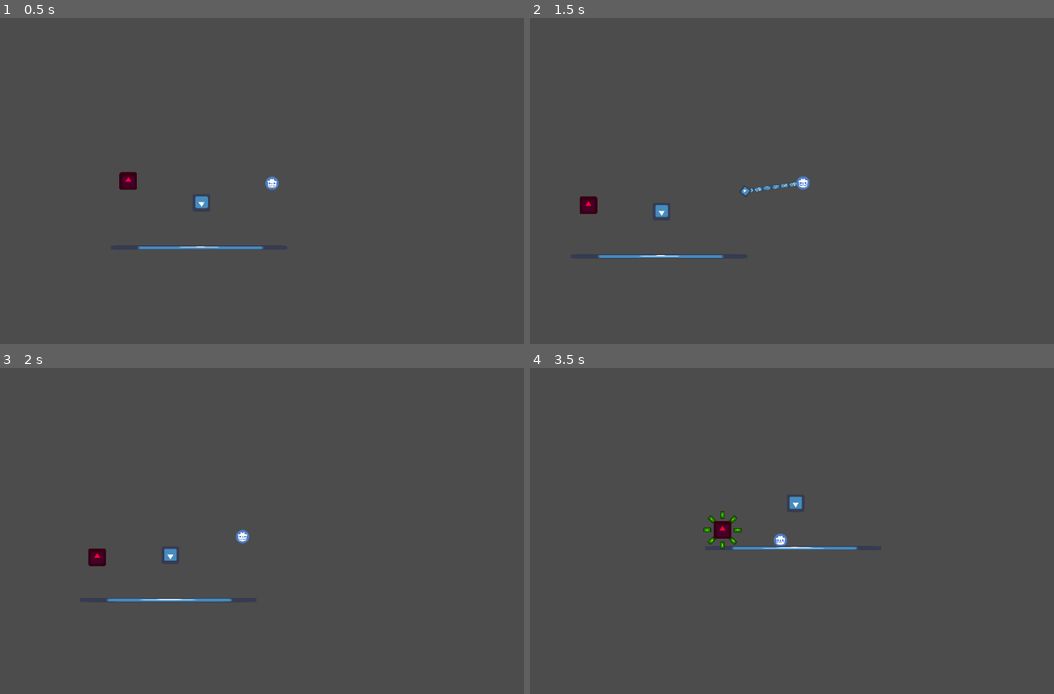
Above: before the commit, frames 1-4 (two rows, left to right).
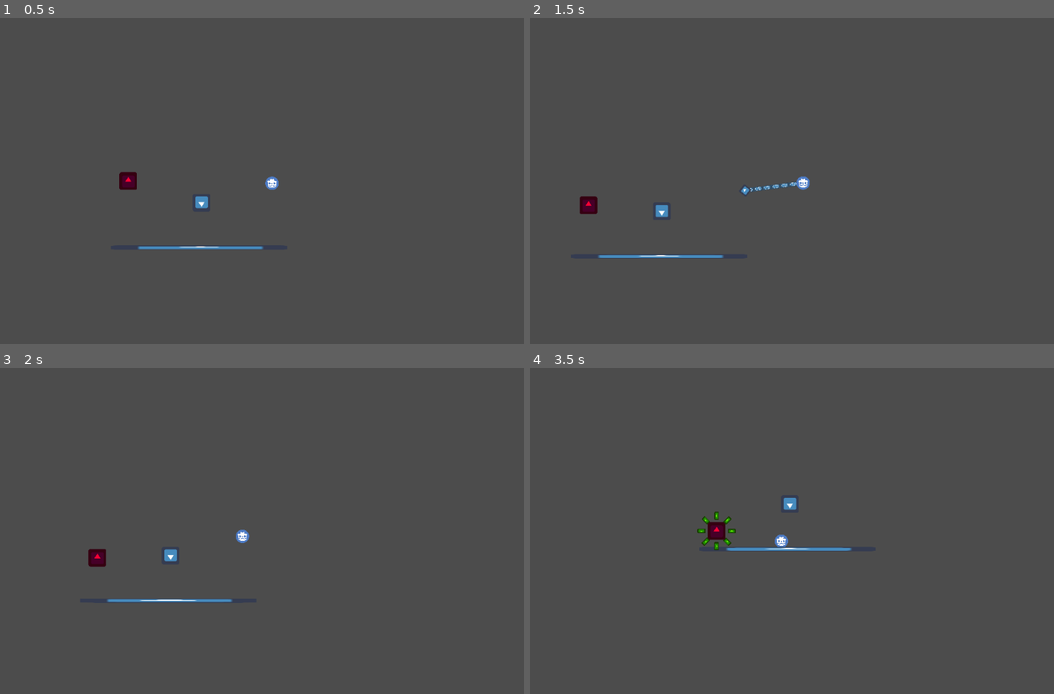
Above: after the commit, the same moments.

Repository: EliezerGraber/ProjectZero
Game: Godot game, scene res://TestWorld.tscn
Two runs of this game, one before a commit and one after it. Both use one fixed random seed, a clock stepped at 60 frames per second and the inputs below. The engine's default icon, where the game draws it, is replaced by a stand-in: a white triangle on a blue panel in a dark square.
Inputs (mouse positions are in pixels of both pictures, inside the frame that each line leads up to):
- Up to frame 1 (0.5 s): no input
- Up to frame 2 (1.5 s): move the mouse to (923, 167) at 0.52 s; hold Right (ui_right) 0.53-1.25 s; tap Shift (release) at 0.6 s; click (923, 167) at 0.67 s; drag from (687, 200) to (771, 249) at 1.27 s
- Up to frame 3 (2 s): no input
- Up to frame 4 (3.5 s): move the mouse to (854, 459) at 2.02 s; hold Right (ui_right) 2.03-2.75 s; tap Shift (release) at 2.1 s; click (854, 459) at 2.17 s; drag from (771, 599) to (629, 482) at 2.77 s

Frame 1 is identical in both runs. In frame 2, less than 0.1% of the frame differs, in the area x 10-51%, y 50-74%; in frame 3, 0.2%; in frame 4, 0.9%, in the area x 31-63%, y 39-57%.

Commit message:
Movement changes

Diff:
--- a/Hook.gd
+++ b/Hook.gd
@@ -57,15 +57,16 @@
 	else:
 		$Tip.set_collision_mask_bit(0, true)
 		$Tip.set_collision_mask_bit(3, true)
+
+	## Visuals
+	if flying or hooked or retracting:	# Only visible if flying or attached to something:
+		var tip_loc = to_local(tip)	# Easier to work in local coordinates
+		# We rotate the links (= chain) and the tip to fit on the line between self.position (= origin = player.position) and the tip
+		links.rotation = self.position.angle_to_point(tip_loc) - deg2rad(90)
+		$Tip.rotation = self.position.angle_to_point(tip_loc) - deg2rad(90)
+		links.position = tip_loc						# The links are moved to start at the tip
+		links.region_rect.size.y = tip_loc.length() * 2		# and get extended for the distance between (0,0) and the tip
 	self.visible = flying or hooked or retracting	# Only visible if flying or attached to something
-	if not self.visible:
-		return	# Not visible -> nothing to draw
-	var tip_loc = to_local(tip)	# Easier to work in local coordinates
-	# We rotate the links (= chain) and the tip to fit on the line between self.position (= origin = player.position) and the tip
-	links.rotation = self.position.angle_to_point(tip_loc) - deg2rad(90)
-	$Tip.rotation = self.position.angle_to_point(tip_loc) - deg2rad(90)
-	links.position = tip_loc						# The links are moved to start at the tip
-	links.region_rect.size.y = tip_loc.length() * 2		# and get extended for the distance between (0,0) and the tip
 
 # Every physics frame we update the tip position
 func _physics_process(delta):
--- a/Player.gd
+++ b/Player.gd
@@ -25,12 +25,12 @@
 	)
 
 	# Movement velocity
-	if input.x != 0:
+	if input.x != 0 and (pull_type == "still" or not $Hook.hooked):
 		velocity.x = clamp(velocity.x+(input.x*.4),-speed,speed)
 	else:
 		velocity.x = lerp(velocity.x,0,.25)
 
-	if input.y != 0:
+	if input.y != 0 and (pull_type == "still" or not $Hook.hooked):
 		velocity.y = clamp(velocity.y+(input.y*.4),-speed,speed)
 	else:
 		velocity.y = lerp(velocity.y,0,.25)
@@ -45,7 +45,7 @@
 					pull_type = "still"
 			# We clicked the mouse -> shoot()
 			if not ($Hook.hooked or $Hook.flying or $Hook.retracting) and (Input.is_mouse_button_pressed(1) or Input.is_mouse_button_pressed(2)):
-				$Hook.shoot(event.position - get_viewport().size * 0.5)
+				$Hook.shoot(to_local(get_global_mouse_position()))
 	if event.is_action_released("release") or $Hook.hooked and not is_instance_valid($Hook.hooked_obj):
 		if $Hook.hooked or $Hook.flying:
 			# We released the mouse -> release() with retraction
@@ -63,14 +63,14 @@
 	if $Hook.hooked and pull_type == "to_obj":
 		hook_velocity = lerp(hook_velocity, to_local($Hook.tip).normalized() * hook_pull, .09)
 		# Amplify pull depending on direction
-		#if sign(input.x) == 1:
-		#	hook_velocity.x *= 1.1
-		#elif sign(input.x) == -1:
-		#	hook_velocity.x *= 0.9
-		#if sign(input.y) == 1:
-		#	hook_velocity.y *= 1.1
-		#elif sign(input.y) == -1:
-		#	hook_velocity.y *= 0.9
+		if input.x == 1 and hook_velocity.x < speed/2:
+			hook_velocity.x = lerp(hook_velocity.x, speed/2, .09)
+		elif input.x == -1 and hook_velocity.x > -speed/2:
+			hook_velocity.x = lerp(hook_velocity.x, -speed/2, .09)
+		if input.y == 1 and hook_velocity.y < speed/2:
+			hook_velocity.y = lerp(hook_velocity.y, speed/2, .09)
+		elif input.y == -1 and hook_velocity.y > -speed/2:
+			hook_velocity.y = lerp(hook_velocity.y, -speed/2, .09)
 	elif $Hook.hooked and pull_type == "still":
 		if is_instance_valid($Hook.hooked_obj):
 			if $Hook.hooked_obj is KinematicBody2D:
